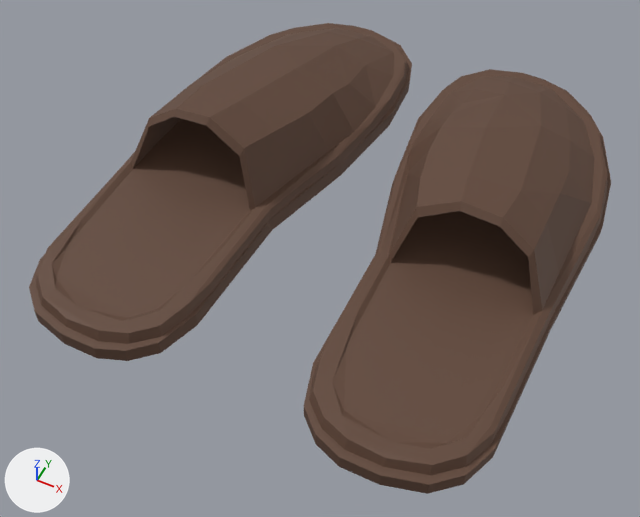
A saved change to the FBX model global-game-jam-2021/Assets/Models/objects/mpantofla-aristero.fbx.
Rendered twice from a 50 mm camera at (5.1, -10.46, 13.46) aimed at (0.52, -1.31, 2.01). Every picture has the same lights, and +X, +Y and +Z are marked at lower left. Where no turn or scale is listed for an object, it has been applied to the vertices.

Script lines for the objects in view, before the commit:
```python
me_plane = bpy.data.meshes.new('Plane')
me_plane.from_pydata(...)  # 174 vertices, 218 faces; spans x -3.74..0.22, y -4.81..4.76, z 2.12..3.99
me_plane.materials.append(mat_pantofole)  # picture img_brown_mpantofla_png
me_plane_001_plane_002 = bpy.data.meshes.new('Plane.001_Plane.002')
me_plane_001_plane_002.from_pydata(...)  # 174 vertices, 222 faces; spans x 0.74..4.7, y -4.81..4.76, z 2.12..3.99
me_plane_001_plane_002.materials.append(mat_pantofole)  # picture img_brown_mpantofla_png
ob_plane = bpy.data.objects.new('Plane', me_plane)
ob_plane.location = (0.0, 0.0, 0.0)
ob_plane_001_plane_002 = bpy.data.objects.new('Plane.001_Plane.002', me_plane_001_plane_002)
ob_plane_001_plane_002.location = (0.0, 0.0, 0.0)
```
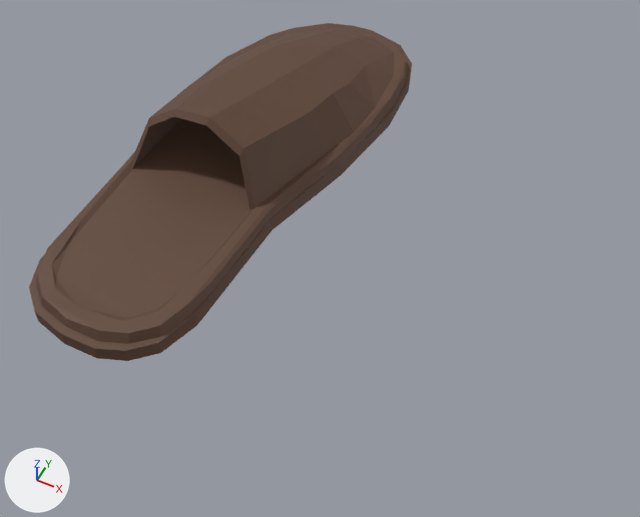
What differs and where, as boxes (x1, y1, x2, y2) in the pictures (640 x 517 px):
'Plane.001_Plane.002', deleted (brown)
    before: (304, 69, 611, 494)

Patch to the scene script:
```diff
--- a/global-game-jam-2021/Assets/Models/objects/mpantofla-aristero.fbx.py
+++ b/global-game-jam-2021/Assets/Models/objects/mpantofla-aristero.fbx.py
@@ ob_plane_001_plane_002 @@
-ob_plane_001_plane_002 = bpy.data.objects.new('Plane.001_Plane.002', me_plane_001_plane_002)
-ob_plane_001_plane_002.location = (0.0, 0.0, 0.0)
```
